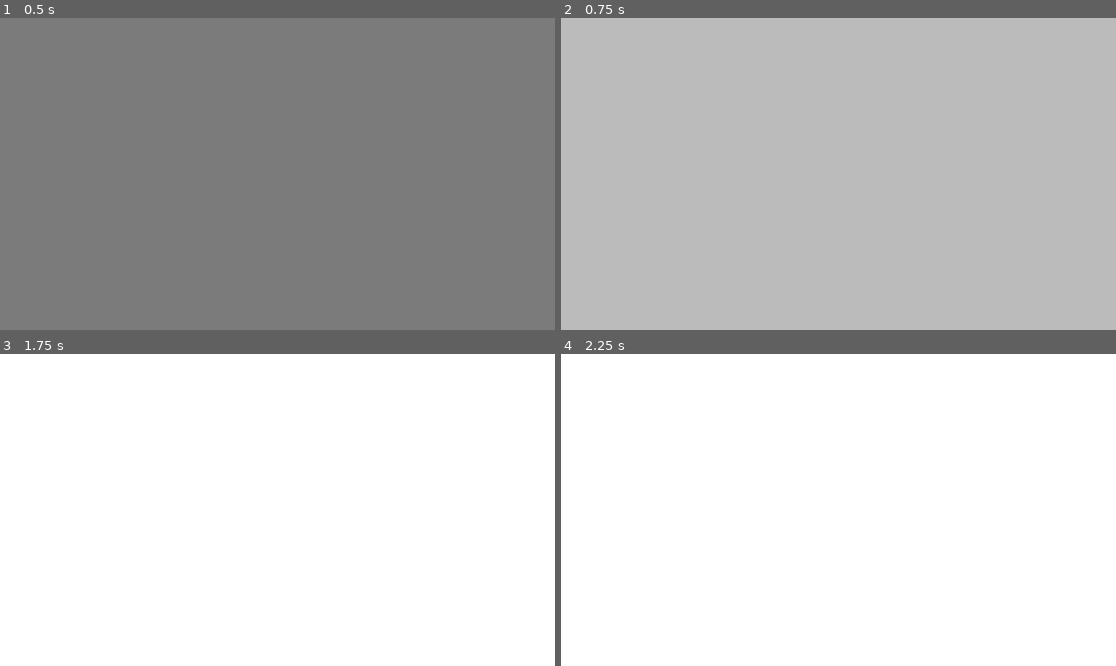
Above: before the commit, frames 1-4 (two rows, left to right).
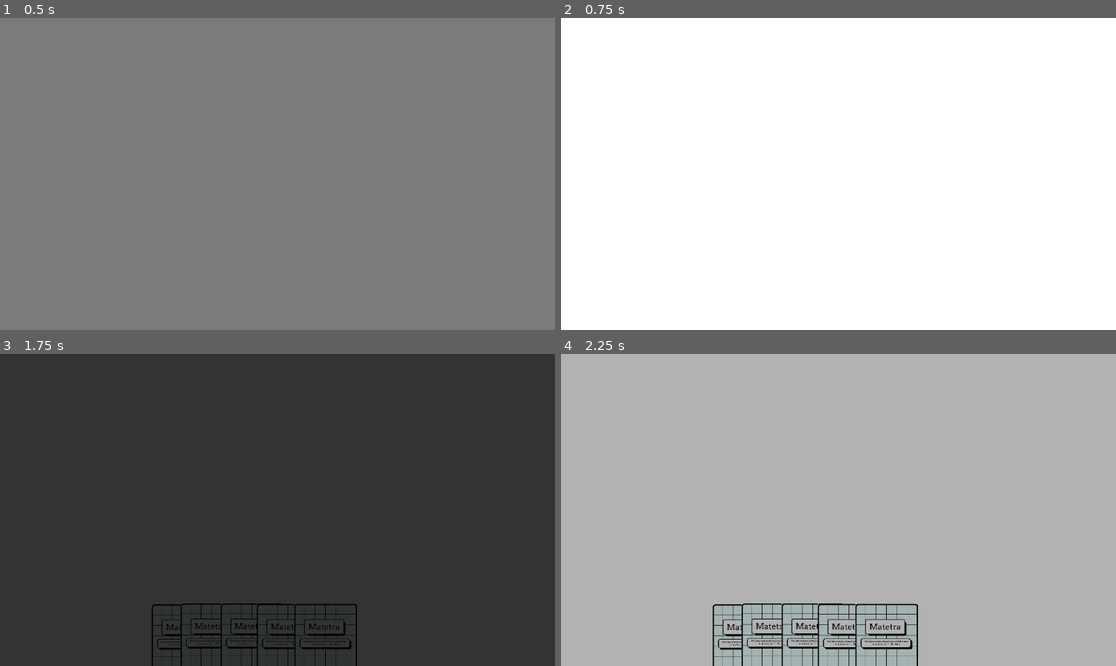
Above: after the commit, the same moments.

Repository: umarbektokyo/matetra
Game: Godot game, scene res://Scenes/main.tscn
Two runs of this game, one before a commit and one after it. Both use one fixed random seed, a clock stepped at 60 frames per second and the inputs below. Video files are missing from this copy of the repository; at most half a second of black plays in their place.
Inputs (mouse positions are in pixels of both pictures, inside the frame that each line leads up to):
- Up to frame 1 (0.5 s): no input
- Up to frame 2 (0.75 s): tap Enter (operation) at 0.5 s; move the mouse to (960, 158) at 0.52 s; hold Enter (operation) from 0.53 s (still down)
- Up to frame 3 (1.75 s): tap Space at 1.25 s; move the mouse to (166, 525) at 1.27 s; release Enter (operation) at 1.28 s; tap Enter (operation) at 1.35 s
- Up to frame 4 (2.25 s): move the mouse to (894, 441) at 2.02 s; hold Enter (operation) from 2.03 s (still down)

Frame 1 is identical in both runs. In frame 2, 100% of the frame differs, in the area x 0-100%, y 0-100%; in frame 3, 100%; in frame 4, 100%.
Error before the commit: Invalid call. Nonexistent function 'reset' in base 'Node (global.gd)'. (res://Scripts/game_controller.gd:86)

Commit message:
some basic visuals for the cards

Diff:
--- /dev/null
+++ b/matetra-godot/Matetra/Scenes/area_2d.gd
@@ -0,0 +1,55 @@
+extends Area2D
+#
+#@onready var collision_shape = $CollisionShape2D
+#
+#var original_shape_size: Vector2
+#var original_shape_position: Vector2
+#
+## Keep track of currently overlapping areas
+
+#var overlapping_areas: Array = []
+#
+#func _ready():
+	#if collision_shape.shape is RectangleShape2D:
+		#original_shape_size = collision_shape.shape.size
+		#original_shape_position = collision_shape.position
+	#else:
+		#push_error("This only works with RectangleShape2D")
+#
+#func _on_area_entered(body):
+	#overlapping_areas.append(body)
+	#update_collision_shape()
+#
+#func _on_area_exited(body):
+	#return
+#
+#func update_collision_shape():
+	#var left_limit = -original_shape_size.x / 2
+	#var right_limit = original_shape_size.x / 2
+#
+	#for other_area in overlapping_areas:
+		#if not (other_area.collision_shape.shape is RectangleShape2D):
+			#continue
+#
+		## Global positions
+		#var my_left = global_position.x + left_limit
+		#var my_right = global_position.x + right_limit
+		#var other_left = other_area.global_position.x - other_area.collision_shape.shape.size.x / 2
+		#var other_right = other_area.global_position.x + other_area.collision_shape.shape.size.x / 2
+#
+		## Compute overlap
+		#var overlap_left = max(my_left, other_left)
+		#var overlap_right = min(my_right, other_right)
+#
+		#if overlap_left < overlap_right:
+			#if other_area.global_position.x < global_position.x:
+				## Other card is to the left -> shrink left side
+				#left_limit = max(left_limit, overlap_right - global_position.x)
+			#else:
+				## Other card is to the right -> shrink right side
+				#right_limit = min(right_limit, overlap_left - global_position.x)
+#
+	## Apply new collision shape size and position
+	#var new_size_x = max(right_limit - left_limit, 1) # prevent zero or negative
+	#collision_shape.shape.size.x = new_size_x
+	#collision_shape.position.x = (left_limit + right_limit) / 2
--- a/matetra-godot/Matetra/Scenes/background.tscn
+++ b/matetra-godot/Matetra/Scenes/background.tscn
@@ -15,3 +15,4 @@
 anchor_bottom = 1.0
 grow_horizontal = 2
 grow_vertical = 2
+mouse_filter = 2
--- /dev/null
+++ b/matetra-godot/Matetra/Scenes/card.gd
@@ -0,0 +1,29 @@
+extends Sprite2D
+
+@export var hover_offset: float = -100
+@export var hover_speed: float = 8.0
+
+var original_position: Vector2
+var target_position: Vector2
+@onready var area = $Area2D
+
+func _ready():
+	original_position = position
+	target_position = position
+
+	area.mouse_entered.connect(Callable(self, "_on_mouse_entered"))
+	area.mouse_exited.connect(Callable(self, "_on_mouse_exited"))
+	area.area_entered.connect(Callable(self, "_on_area_entered"))
+	area.area_exited.connect(Callable(self, "_on_area_exited"))
+
+func _process(delta):
+	position = position.lerp(target_position, hover_speed * delta)
+
+func _on_mouse_entered():
+	Global.current_cards_being_held.push_back(self)
+	Global.check_cards_count()
+	target_position = original_position + Vector2(0, hover_offset)
+	$HoverSFX.play()
+
+func _on_mouse_exited():
+	target_position = original_position
--- /dev/null
+++ b/matetra-godot/Matetra/Scenes/card.tscn
@@ -0,0 +1,29 @@
+[gd_scene load_steps=6 format=3 uid="uid://b8e2byrx4tayu"]
+
+[ext_resource type="Texture2D" uid="uid://bqk6yn5s81hl3" path="res://Assets/Copy of Card v1.png" id="1_0qqmn"]
+[ext_resource type="Script" uid="uid://8xpqivi3pdaf" path="res://Scenes/card.gd" id="2_wf8id"]
+[ext_resource type="AudioStream" uid="uid://c260qshowdcrq" path="res://CardSFX/ui-sounds-pack-3-7-359721.mp3" id="3_brehn"]
+[ext_resource type="Script" uid="uid://cn8tfbwwc67l" path="res://Scenes/area_2d.gd" id="3_eumee"]
+
+[sub_resource type="RectangleShape2D" id="RectangleShape2D_gmcdd"]
+size = Vector2(650.0001, 1060.0002)
+
+[node name="Sprite2D" type="Sprite2D" groups=["cards"]]
+scale = Vector2(0.2, 0.2)
+texture = ExtResource("1_0qqmn")
+script = ExtResource("2_wf8id")
+
+[node name="Area2D" type="Area2D" parent="."]
+z_index = 1
+script = ExtResource("3_eumee")
+
+[node name="CollisionShape2D" type="CollisionShape2D" parent="Area2D"]
+position = Vector2(0, 9.536741e-06)
+scale = Vector2(0.99999964, 0.99999964)
+shape = SubResource("RectangleShape2D_gmcdd")
+
+[node name="HoverSFX" type="AudioStreamPlayer" parent="."]
+stream = ExtResource("3_brehn")
+
+[connection signal="area_entered" from="Area2D" to="Area2D" method="_on_area_entered"]
+[connection signal="area_exited" from="Area2D" to="Area2D" method="_on_area_exited"]
--- a/matetra-godot/Matetra/Scenes/first_scene.tscn
+++ b/matetra-godot/Matetra/Scenes/first_scene.tscn
@@ -1,3 +1,20 @@
-[gd_scene format=3 uid="uid://tk26lf0vun08"]
+[gd_scene load_steps=2 format=3 uid="uid://tk26lf0vun08"]
+
+[ext_resource type="PackedScene" uid="uid://b8e2byrx4tayu" path="res://Scenes/card.tscn" id="1_fhmhh"]
 
 [node name="FirstScene" type="Node2D"]
+
+[node name="Sprite2D" parent="." instance=ExtResource("1_fhmhh")]
+position = Vector2(379.9, 626.30005)
+
+[node name="Sprite2D2" parent="." instance=ExtResource("1_fhmhh")]
+position = Vector2(439.9, 624.3)
+
+[node name="Sprite2D3" parent="." instance=ExtResource("1_fhmhh")]
+position = Vector2(522.89996, 624.3)
+
+[node name="Sprite2D4" parent="." instance=ExtResource("1_fhmhh")]
+position = Vector2(597.89996, 625.3)
+
+[node name="Sprite2D5" parent="." instance=ExtResource("1_fhmhh")]
+position = Vector2(675.89996, 625.3)
--- a/matetra-godot/Matetra/Scenes/main.tscn
+++ b/matetra-godot/Matetra/Scenes/main.tscn
@@ -1,7 +1,8 @@
-[gd_scene load_steps=4 format=3 uid="uid://bfbylfs52nmh2"]
+[gd_scene load_steps=5 format=3 uid="uid://bfbylfs52nmh2"]
 
 [ext_resource type="Script" uid="uid://cq3871j7lhoge" path="res://Scripts/game_controller.gd" id="1_8gbba"]
 [ext_resource type="PackedScene" uid="uid://dyfpfdhj10w6k" path="res://Scenes/splash_screen_manager.tscn" id="2_jjvhh"]
+[ext_resource type="PackedScene" uid="uid://begiifhyb6hru" path="res://Scenes/background.tscn" id="2_kry3j"]
 [ext_resource type="PackedScene" uid="uid://by8gw6ll5gncr" path="res://Scenes/transition_controller.tscn" id="3_kry3j"]
 
 [node name="GameController" type="Node" node_paths=PackedStringArray("world_3d", "world_2d", "gui")]
@@ -9,6 +10,9 @@
 world_3d = NodePath("World3D")
 world_2d = NodePath("World2D")
 gui = NodePath("GUI")
+
+[node name="Background" parent="." instance=ExtResource("2_kry3j")]
+mouse_filter = 2
 
 [node name="World3D" type="Node3D" parent="."]
 
@@ -21,6 +25,7 @@
 anchor_bottom = 1.0
 grow_horizontal = 2
 grow_vertical = 2
+mouse_filter = 2
 
 [node name="SplashScreenManager" parent="GUI" instance=ExtResource("2_jjvhh")]
 layout_mode = 1
--- a/matetra-godot/Matetra/Scenes/transition_controller.tscn
+++ b/matetra-godot/Matetra/Scenes/transition_controller.tscn
@@ -16,6 +16,45 @@
 "update": 0,
 "values": [Color(0, 0, 0, 1), Color(0, 0, 0, 0)]
 }
+tracks/1/type = "value"
+tracks/1/imported = false
+tracks/1/enabled = true
+tracks/1/path = NodePath(".:visible")
+tracks/1/interp = 1
+tracks/1/loop_wrap = true
+tracks/1/keys = {
+"times": PackedFloat32Array(0, 1),
+"transitions": PackedFloat32Array(1, 1),
+"update": 1,
+"values": [true, false]
+}
+
+[sub_resource type="Animation" id="Animation_cpeik"]
+resource_name = "Fade Out"
+tracks/0/type = "value"
+tracks/0/imported = false
+tracks/0/enabled = true
+tracks/0/path = NodePath("ColorRect:color")
+tracks/0/interp = 1
+tracks/0/loop_wrap = true
+tracks/0/keys = {
+"times": PackedFloat32Array(0, 1),
+"transitions": PackedFloat32Array(1, 1),
+"update": 0,
+"values": [Color(0, 0, 0, 0), Color(0, 0, 0, 1)]
+}
+tracks/1/type = "value"
+tracks/1/imported = false
+tracks/1/enabled = true
+tracks/1/path = NodePath(".:visible")
+tracks/1/interp = 1
+tracks/1/loop_wrap = true
+tracks/1/keys = {
+"times": PackedFloat32Array(0, 1),
+"transitions": PackedFloat32Array(1, 1),
+"update": 1,
+"values": [false, true]
+}
 
 [sub_resource type="Animation" id="Animation_6fudf"]
 length = 0.001
@@ -31,20 +70,17 @@
 "update": 0,
 "values": [Color(0, 0, 0, 1)]
 }
-
-[sub_resource type="Animation" id="Animation_cpeik"]
-resource_name = "Fade Out"
-tracks/0/type = "value"
-tracks/0/imported = false
-tracks/0/enabled = true
-tracks/0/path = NodePath("ColorRect:color")
-tracks/0/interp = 1
-tracks/0/loop_wrap = true
-tracks/0/keys = {
-"times": PackedFloat32Array(0, 1),
-"transitions": PackedFloat32Array(1, 1),
-"update": 0,
-"values": [Color(0, 0, 0, 0), Color(0, 0, 0, 1)]
+tracks/1/type = "value"
+tracks/1/imported = false
+tracks/1/enabled = true
+tracks/1/path = NodePath(".:visible")
+tracks/1/interp = 1
+tracks/1/loop_wrap = true
+tracks/1/keys = {
+"times": PackedFloat32Array(0),
+"transitions": PackedFloat32Array(1),
+"update": 1,
+"values": [true]
 }
 
 [sub_resource type="AnimationLibrary" id="AnimationLibrary_36fpx"]
--- a/matetra-godot/Matetra/Scripts/game_controller.gd
+++ b/matetra-godot/Matetra/Scripts/game_controller.gd
@@ -25,14 +25,14 @@
 	seconds: float = 1.0
 	) -> void:
 
-	Global.reset()
+	#Global.reset()
 
 	if transition:
 		transition_controller.transition(transition_out, seconds) # Transition out
 		await transition_controller.animation_player.animation_finished
 	if current_gui_scene != null:
 		if delete:
-			if gui.get_child_count() >= 1:
+			if gui.get_child_count() >= 1: # Checks if there is even a scene to be deleted
 				current_gui_scene.queue_free() # Removes node entirely
 		elif keep_running:
 			current_gui_scene.visible = false # Keeps in memory and running
@@ -54,14 +54,14 @@
 	seconds: float = 1.0
 	) -> void:
 
-	Global.reset()
+	#Global.reset()
 
 	if transition:
 		transition_controller.transition(transition_out, seconds) # Transition out
 		await transition_controller.animation_player.animation_finished
 	if current_3d_scene != null:
 		if delete:
-			if world_3d.get_child_count() >= 1:
+			if world_3d.get_child_count() >= 1: # Checks if there is even a scene to be deleted
 				current_3d_scene.queue_free() # Removes node entirely
 		elif keep_running:
 			current_3d_scene.visible = false # Keeps in memory and running
@@ -83,13 +83,13 @@
 	seconds: float = 1.0
 	) -> void:
 
-	Global.reset()
+	#Global.reset()
 
 	if transition:
 		transition_controller.transition(transition_out, seconds) # Transition out
 		await transition_controller.animation_player.animation_finished
 	if delete:
-		if world_2d.get_child_count() >= 1:
+		if world_2d.get_child_count() >= 1: # Checks if there is even a scene to be deleted
 			current_2d_scene.queue_free() # Removes node entirely
 	elif keep_running:
 		current_2d_scene.visible = false # Keeps in memory and running
--- a/matetra-godot/Matetra/Scripts/splash_screen_manager.gd
+++ b/matetra-godot/Matetra/Scripts/splash_screen_manager.gd
@@ -9,7 +9,6 @@
 @export var splash_screen : VideoStreamPlayer
 @export var splash_screen_container: Node
 @onready var firstScene = "res://Scenes/first_scene.tscn"
-@onready var background = "res://Scenes/background.tscn"
 
 var splash_screens : Array
 
@@ -24,7 +23,7 @@
 		tween.tween_interval(out_time)
 		await tween.finished
 	GlobalController.game_controller.change_2d_scene(firstScene)
-	GlobalController.game_controller.change_gui_scene(background, false)
+	GlobalController.game_controller.change_gui_scene("null")
 
 func _ready() -> void:
 	get_screens()
@@ -40,4 +39,4 @@
 	if event.is_pressed():
 		#get_tree().change_scene_to_packed(load_scene) #Used to cycle between splashcreens
 		GlobalController.game_controller.change_2d_scene(firstScene, true, false, true, "Fade In", "Fade Out", 0.1)
-		GlobalController.game_controller.change_gui_scene("null", true)
+		GlobalController.game_controller.change_gui_scene("null")
Binary file added: matetra-godot/Matetra/Assets/Copy of Card v1.png
Not shown, added: matetra-godot/Matetra/Assets/Copy of Card v1.png.import
Not shown, added: matetra-godot/Matetra/CardSFX/ui-sounds-pack-3-7-359721.mp3.import
Not shown, added: matetra-godot/Matetra/Scenes/area_2d.gd.uid
Not shown, added: matetra-godot/Matetra/Scenes/card.gd.uid
Not shown, added: matetra-godot/Matetra/CardSFX/ui-sounds-pack-3-7-359721.mp3
